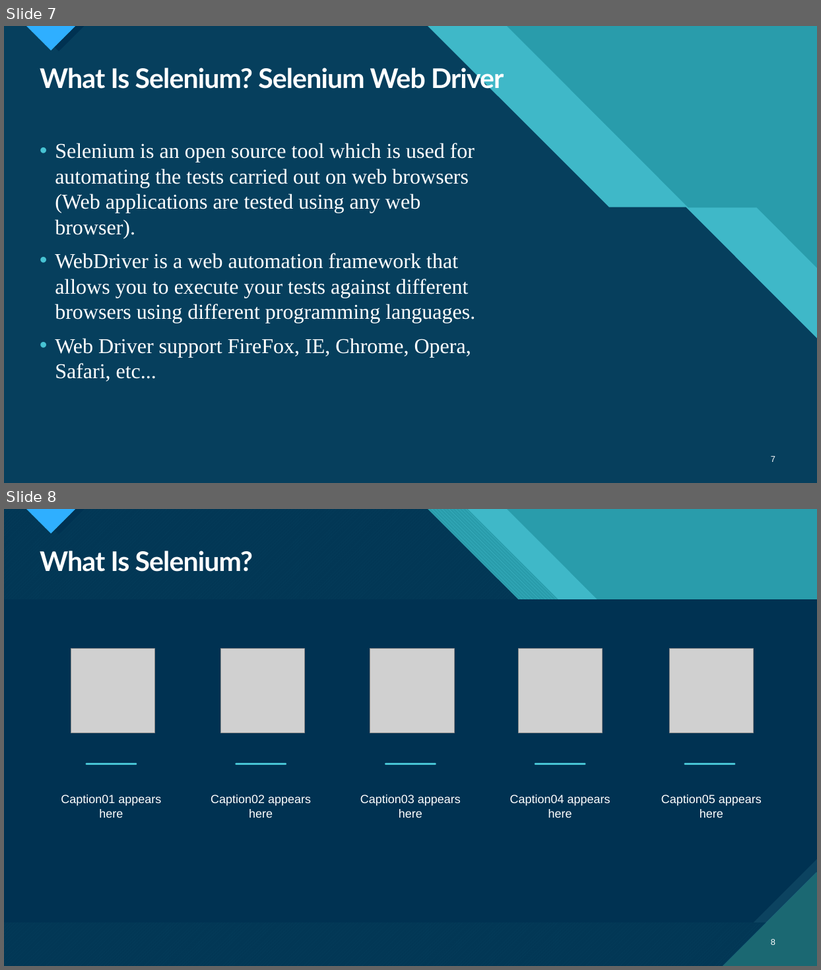
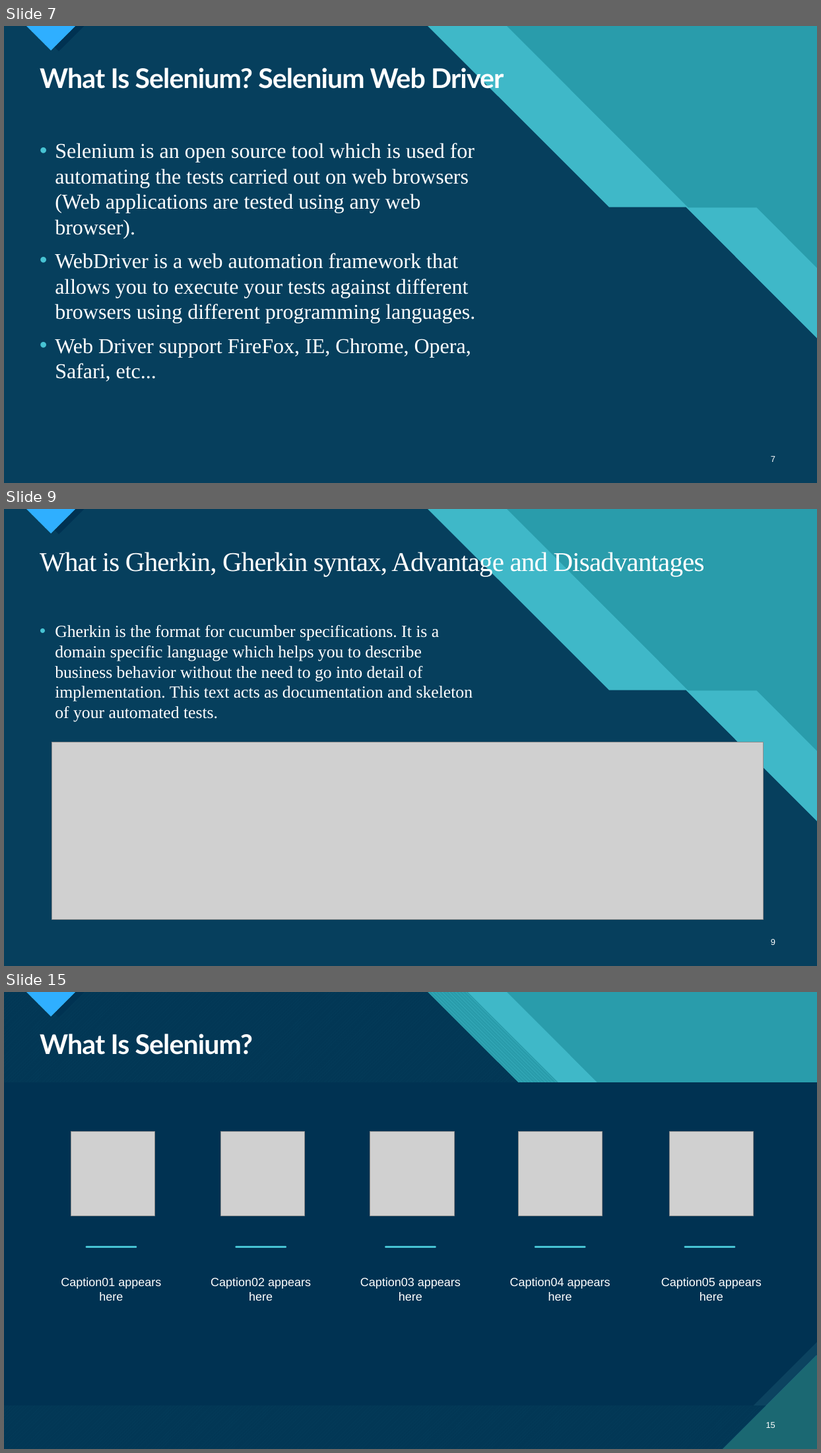
Before and after one commit to ngohungphuc/Presentation, a slide deck: Selenium/Specflow/Web Automation Test with Specflow.pptx. Shown one above the other, each under a label of ours: slides 7 and 8 before the commit, slides 7, 9 and 15 after it; the slides between them are not shown. The pictures are 821x970 and 821x1453 pixels, drawn with LibreOffice and Linux fonts; fonts in the diff are those of the drawing; grey boxes stand for pictures. Boxes give left, top, right and bottom in pixels: in the first picture for what was removed or moved away, otherwise in the second. Text is boxed around its words. In the diff, an @@ line names an element or a change of style, - is before the commit and + after.

```diff
--- a/Selenium/Specflow/Web Automation Test with Specflow.pptx
+++ b/Selenium/Specflow/Web Automation Test with Specflow.pptx
@@ slide 9 added at (4, 509, 817, 966), background #47C3D3; not listed: 14 template elements that a slide beside it also shows @@
@@ title added at (40, 550, 705, 576), 32 pt, text #FFFFFF @@
+What is Gherkin, Gherkin syntax, Advantage and Disadvantages
@@ text added at (55, 625, 473, 722), 20 pt, text #FFFFFF @@
+• Gherkin is the format for cucumber specifications. It is a domain specific language which helps you to describe business behavior without the need to go into detail of implementation. This text acts as documentation and skeleton of your automated tests.
@@ picture added at (52, 743, 764, 920) @@
@@ page number added at (771, 939, 776, 945), 10 pt, text #FFFFFF @@
+9
@@ what was slide 8 is now slide 15 @@
@@ page number at (766, 1422, 776, 1428): text changed @@
-8
+15
```
Also in this commit, not shown: 1 slide changed, 6 other slides added.
